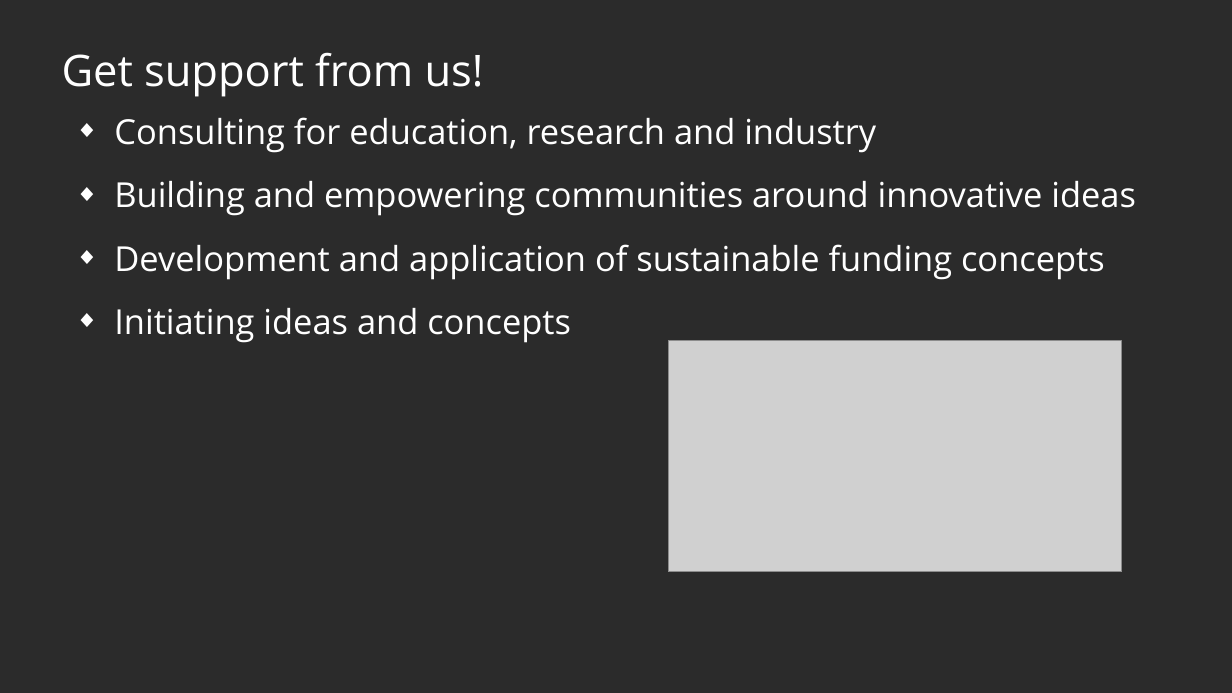
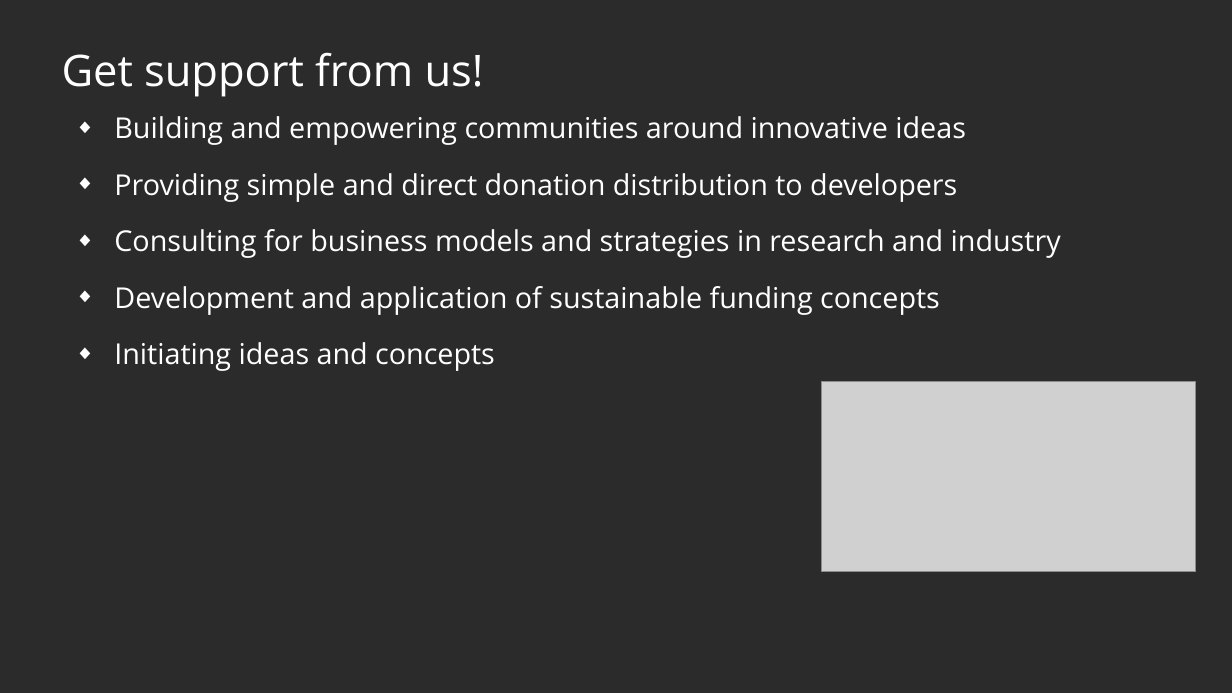
Before and after one commit to protontypes/documents, a slide deck: slide 9 of slides/2020-10-27_protontypes_GeneralSlides_R02.odp (slide 8 before the commit). Drawn at 1232x693 pixels with LibreOffice and Linux fonts; fonts in the diff are those of the drawing; grey boxes stand for pictures; background and template pictures are left out; a plain dark background stands for a picture behind light text. Boxes give left, top, right and bottom in pixels: in the first picture for what was removed or moved away, otherwise in the second. Text is boxed around its words. In the diff, an @@ line names an element or a change of style, - is before the commit and + after.

```diff
--- a/slides/2020-10-27_protontypes_GeneralSlides_R02.odp
+++ b/slides/2020-10-27_protontypes_GeneralSlides_R02.odp
@@ text at (114,117,876,153): paragraph removed @@
-◆ Consulting for education, research and industry
@@ text at (114,116,966,371): size 22.2 to 18.5 pt in "Building and empowering communities around innovative ideas", "Development and application of sustainable funding concepts", "Initiating ideas and concepts" @@
@@ text at (114,173,1061,258): paragraphs added @@
+◆ Providing simple and direct donation distribution to developers
+◆ Consulting for business models and strategies in research and industry
@@ picture: place and size @@
-picture at (669,341,1122,572)
+picture at (822,381,1196,571)
```
Also in this commit, not shown: 4 other slides changed, 4 slides added, 3 slides removed, 2 other files.
